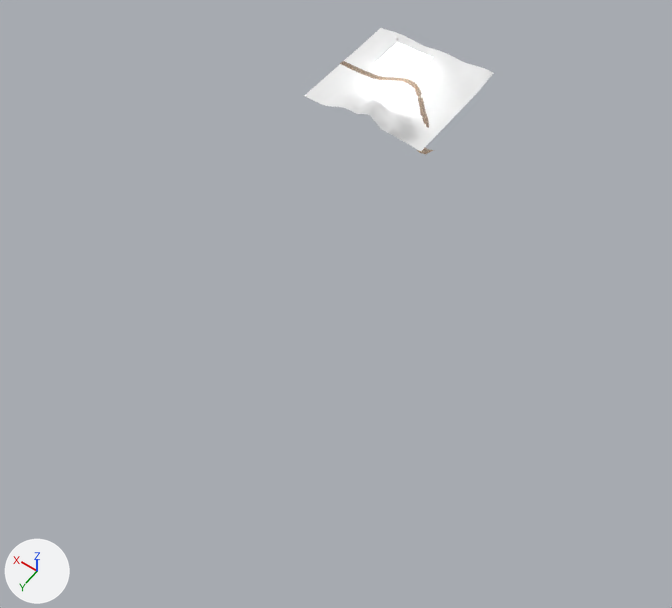
The Blender file 03-Scenes/mm-desert_szene.blend, before and after one commit.
Before and after are seen from a 50 mm camera at (-444.0, 756.0, 705.0) aimed at (-125.0, 309.0, 2.0). The axes (+X, +Y, +Z) are drawn at lower left. The lights are the same throughout.
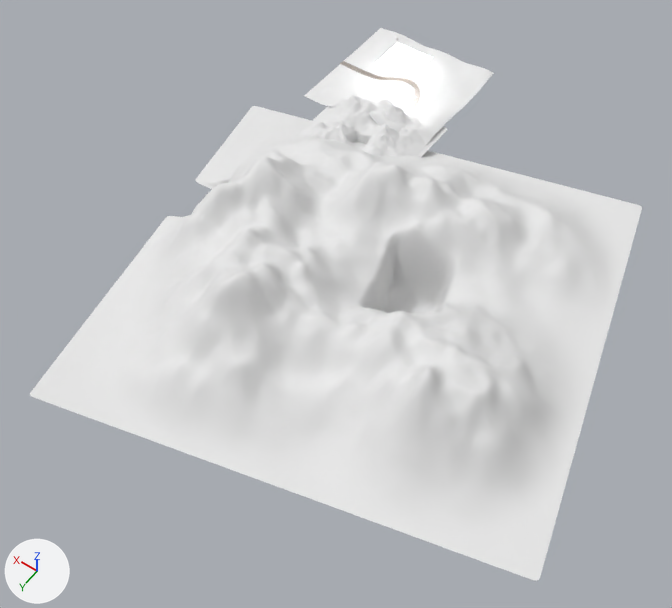
Edits to the bpy script that builds the scene:
```text
Add mat_material_004:
    mat_material_004 = bpy.data.materials.new('Material.004')
    # nodes: BsdfAnisotropic, BsdfDiffuse, MixShader, OutputMaterial
Add mat_material_003:
    mat_material_003 = diffuse_material('Material.003')
    mat_material_003.base_color = (0.8, 0.8, 0.8)  # white #e7e7e7
Add me_plane_004:
    me_plane_004.from_pydata(...)  # 23 vertices, 14 faces; spans x -1.0..1.0, y -1.0..1.0, z 0.0
    me_plane_004.materials.append(mat_material_004)
Add me_plane_005:
    me_plane_005.from_pydata([(-1.0, -1.0, 0.0), (1.0, -1.0, 0.0), (-1.0, 1.0, 0.0), (1.0, 1.0, 0.0)], [], [(0, 1, 3, 2)])
    me_plane_005.materials.append(mat_material_004)
Add me_landscape:
    me_landscape.from_pydata(...)  # 4207 vertices, 4059 faces; spans x -1.5..1.5, y -1.5..1.5, z -0.24..0.69
    me_landscape.polygons.foreach_set('use_smooth', [True] * 4059)
    me_landscape.materials.append(mat_material_003)  # its picture is missing
Add col_mount:
    col_mount = bpy.data.collections.new('mount')
    col_mount.objects.link(ob_plane_005)
    col_mount.objects.link(ob_plane_004)
    col_mount.objects.link(ob_landscape)
Add col_mountain:
    col_mountain = bpy.data.collections.new('mountain')
    col_mountain.objects.link(ob_landscape)
Add ob_mount:
    ob_mount = bpy.data.objects.new('mount', None)
    ob_mount.location = (-11.0, 108.0, -7.0)
    ob_mount.scale = (44.2, 44.2, 44.2)
    ob_mount.show_instancer_for_render = False
    ob_mount.instance_type = 'COLLECTION'
    ob_mount.instance_collection = col_mount
Add ob_plane_004:
    ob_plane_004 = bpy.data.objects.new('Plane.004', me_plane_004)
    ob_plane_004.location = (-0.56, -1.263, 0.306)
    ob_plane_004.rotation_euler = (1.571, 0.0, -0.0993)  # degrees (90, 0, -5.7)
    ob_plane_004.scale = (0.113, 0.164, 0.186)
Add ob_plane_005:
    ob_plane_005 = bpy.data.objects.new('Plane.005', me_plane_005)
    ob_plane_005.location = (-0.334, -1.286, 0.306)
    ob_plane_005.rotation_euler = (1.571, 0.0, 3.112)  # degrees (90, 0, 178)
    ob_plane_005.scale = (0.113, 0.164, 0.185)
Add ob_landscape:
    ob_landscape = bpy.data.objects.new('Landscape', me_landscape)
    ob_landscape.location = (-0.103, -0.236, 0.151)
    _m = ob_landscape.modifiers.new('Subsurf', 'SUBSURF')
Add ob_mountain:
    ob_mountain = bpy.data.objects.new('mountain', None)
    ob_mountain.location = (-179.0, 291.0, -16.0)
    ob_mountain.rotation_euler = (0.0165, -0.0644, 1.805)  # degrees (0.9, -3.7, 103)
    ob_mountain.scale = (151.0, 151.0, 151.0)
    ob_mountain.show_instancer_for_render = False
    ob_mountain.instance_type = 'COLLECTION'
    ob_mountain.instance_collection = col_mountain
```

Pixel boxes (x1, y1, x2, y2) of what changed, in the pictures (672 x 608 px):
'mountain', added
    after: (30, 106, 642, 581)
'mount', added
    after: (296, 89, 447, 157)
